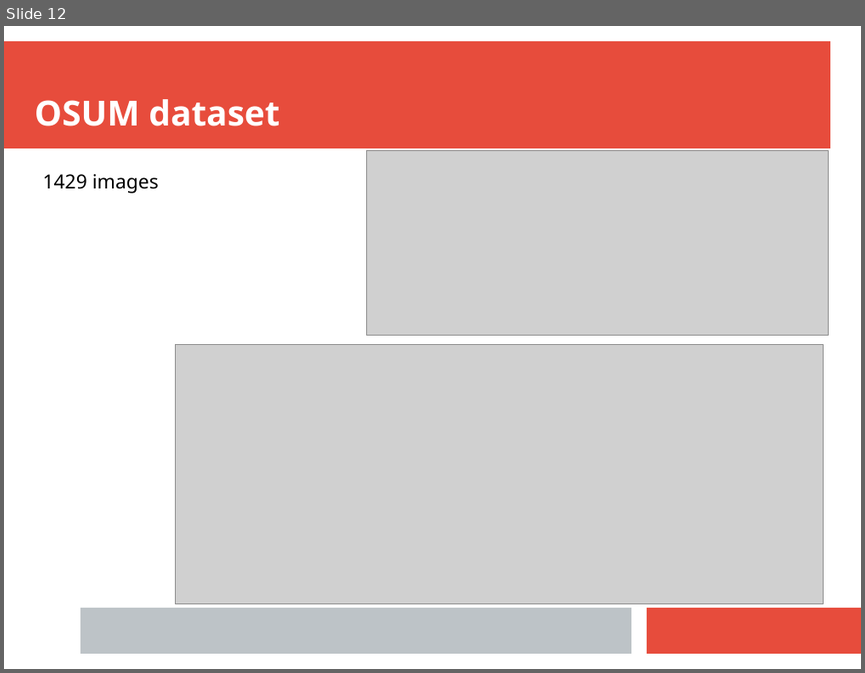
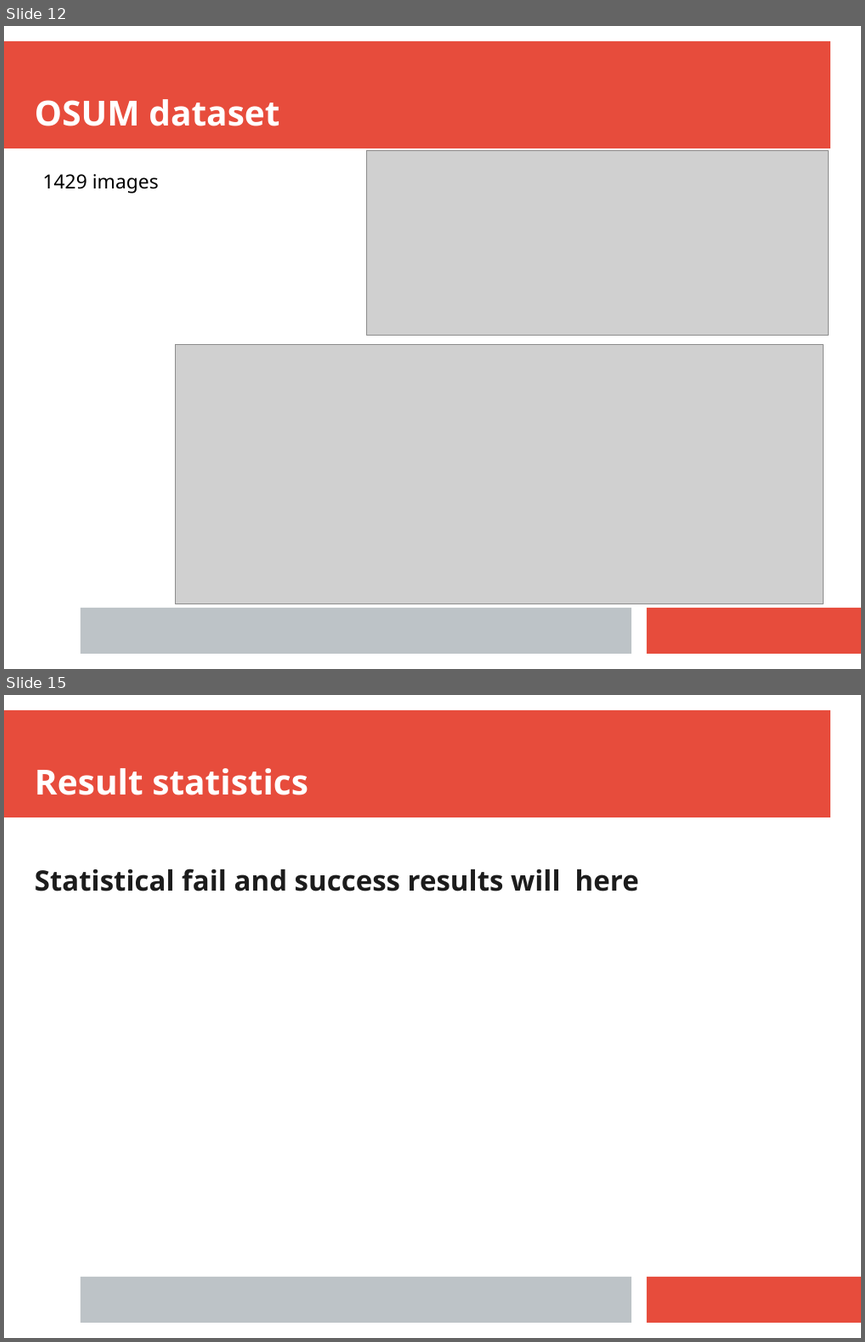
Before and after one commit to tubri/bahadir_presentations, a slide deck: 11.07.20022_presentation_tubri.pptx. Shown one above the other, each under a label of ours: slide 12 before the commit, slides 12 and 15 after it; the slides between them are not shown. The pictures are 865x673 and 865x1342 pixels, drawn with LibreOffice and Linux fonts; fonts in the diff are those of the drawing; grey boxes stand for pictures. Boxes give left, top, right and bottom in pixels: in the first picture for what was removed or moved away, otherwise in the second. Text is boxed around its words. In the diff, an @@ line names an element or a change of style, - is before the commit and + after.

```diff
--- a/11.07.20022_presentation_tubri.pptx
+++ b/11.07.20022_presentation_tubri.pptx
@@ slide 15 added at [4,695,861,1338], background #FFFFFF; not listed: 3 template elements that a slide beside it also shows @@
@@ text added at [35,768,308,795], 32 pt, text #FFFFFF, bold @@
+Result statistics
@@ text added at [35,868,639,891], 26 pt, text #1C1C1C, bold @@
+Statistical fail and success results will here
```
Also in this commit, not shown: 3 other slides added.
